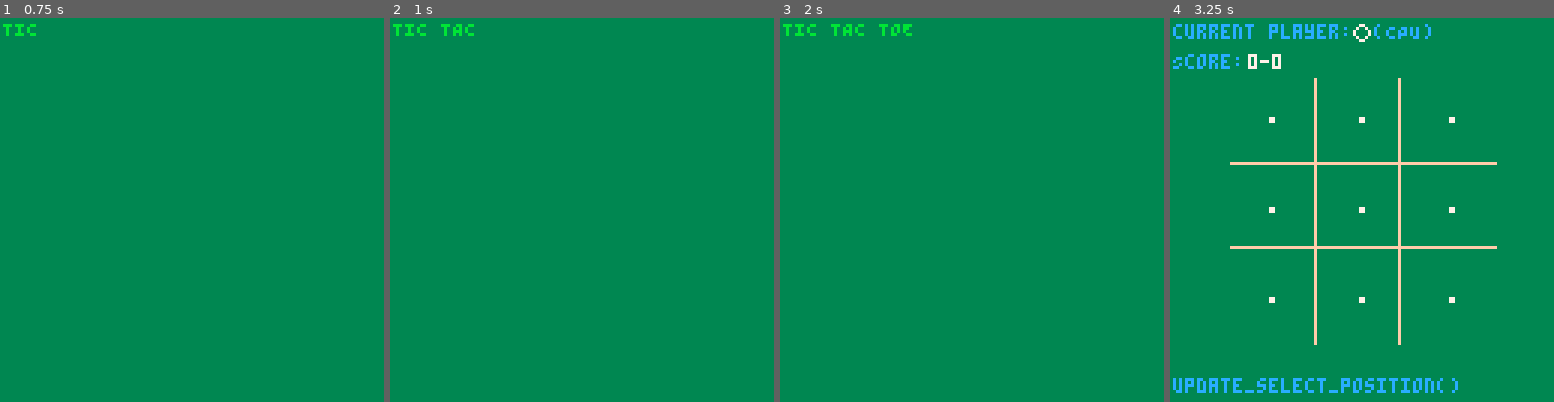
Above: before the commit, frames 1-4 (left to right).
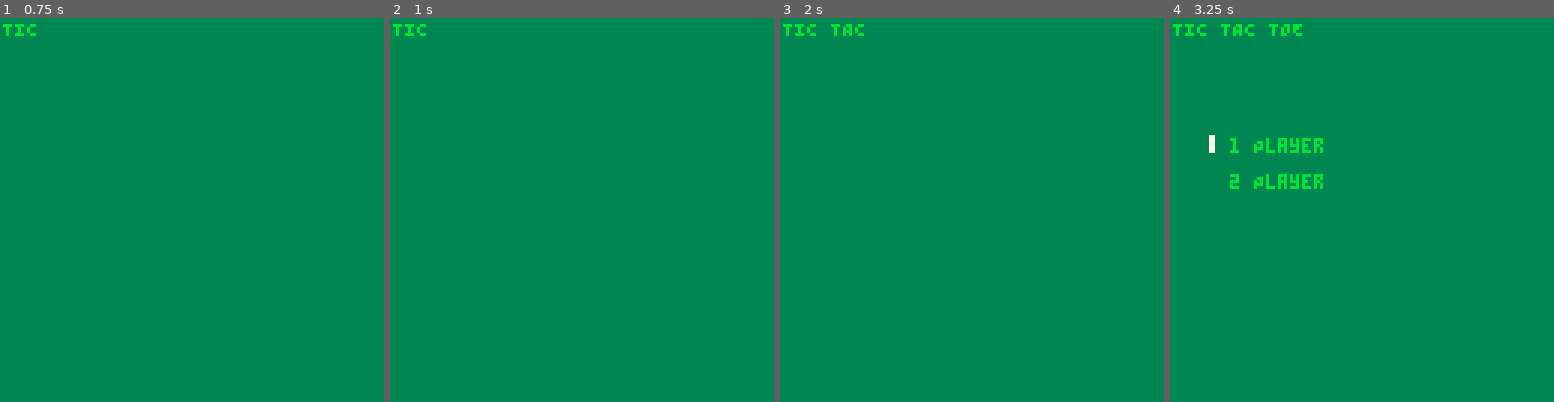
Above: after the commit, the same moments.

Repository: EmreMotan/TicTacToe
Game: PICO-8 cartridge tictactoe.p8
Same seed, same stepped clock (60 frames per second), same inputs: the game is played once before the commit and once after it.
Inputs:
- Up to frame 1 (0.75 s): tap X (X key) at 0.33 s; tap O (Z key) at 0.7 s
- Up to frame 2 (1 s): no input
- Up to frame 3 (2 s): tap X (X key) at 1.07, 1.85 s; hold Right from 1.6 s (still down); tap O (Z key) at 1.7 s
- Up to frame 4 (3.25 s): release Right at 2.1 s; tap O (Z key) at 2.1, 2.5, 2.9 s; hold Up 2.15-2.42 s; hold Right 2.47-3.03 s; tap X (X key) at 2.97 s; hold Left from 3.08 s (still down)

Frame 1 is identical in both runs. In frame 2, 0.1% of the frame differs, in the area x 13-22%, y 1-5%; in frame 3, 0.1%; in frame 4, 6.1%, in the area x 0-86%, y 1-98%.

Commit message:
Fixed CPU AI bug regarding tie games

Diff:
--- a/tictactoe.p8
+++ b/tictactoe.p8
@@ -1,6 +1,8 @@
 pico-8 cartridge // http://www.pico-8.com
 version 29
 __lua__
+-- tictactoe
+-- games by emre
 
 --[[
 
@@ -28,7 +30,7 @@
 win_pos = {}
 grid_selector_position = 0
 debugmsg = ''
-is_debugmode = true
+is_debugmode = false
 
 -- Scores for players 1 and 2
 score = {[1] = 0,
@@ -39,11 +41,13 @@
 -- music(0)
 
 timer_count = 0
+timer_start = 0
+timer_end = 0
 
 Entity = {}
 Entity.__index = Entity
 
-function Entity.create(x,y,spr,anim_seq)
+function Entity.create(x,y,spr,anim_seq,anim_framerate)
 	local new_entity = {}
 	setmetatable(new_entity, Entity)
 
@@ -51,14 +55,29 @@
 	new_entity.pos_y = y
   new_entity.spr = spr
   new_entity.anim_seq = anim_seq
-  new_entity.anim_seq_index = 0
+  new_entity.anim_seq_index = 1
+  new_entity.anim_framerate = anim_framerate
+  new_entity.anim_num_frames = count(anim_seq)
+  new_entity.frames = 0
 
 	return new_entity
 end
 
 function draw_ent(ent)
-  if anim_seq == nil then
+  ent.frames += 1
+
+  if ent.anim_seq == nil then
     drawspr(ent.spr,ent.pos_x,ent.pos_y)
+  else
+    if ent.frames >= 30/ent.anim_framerate then
+      ent.anim_seq_index += 1
+      if ent.anim_seq_index > ent.anim_num_frames then
+        ent.anim_seq_index = 1
+      end
+      ent.frames = 0
+    end
+
+    drawspr(ent.anim_seq[ent.anim_seq_index],ent.pos_x,ent.pos_y)
   end
 end
 
@@ -85,8 +104,9 @@
   --_draw = _draw_main_screen()
 
   -- TODO: Move this somewhere else
-  ent_selection_cursor = Entity.create(0, 0, 002, nil)
-  ent_title_cursor = Entity.create(0, 0, 0, {0,7,6,5,1,5,6,7})
+  ent_selection_cursor = Entity.create(0, 0, 2, {2, 8, 9, 10, 11, 12, 13}, 30)
+  --ent_title_cursor = Entity.create(0, 0, 1, {0,7,6,5,1,5,6,7}, 15)
+  ent_title_cursor = Entity.create(0, 0, 1, {1,5,6,5}, 10)
 
   global_state = state_init_game
 end
@@ -209,13 +229,11 @@
 
     if (cpu_player_wait_fulfilled == nil or cpu_player_wait_fulfilled == true) then
       cpu_player_wait_fulfilled = false
-      timer_count = 0
-      timer_end = 30
-    end
-
-    if (cpu_player_wait_fulfilled == false and timer_count >= timer_end) then
+      timer_set(30)
+    end
+
+    if (cpu_player_wait_fulfilled == false and timer_is_finished() == true) then
       cpu_player_wait_fulfilled = true
-      timer_count = 0
     end
 
     -- Very basic sequential AI
@@ -311,7 +329,15 @@
               grid[x] = currentplayer
               win_pos = {} -- Hacky way to ensure win doesn't actually happen
               win_result = 0
-              global_state = state_next_player
+              tie_result = check_tie_condition()
+
+              if win_result == 1 then
+                score[currentplayer] += 1
+                global_state = state_win_screen
+              elseif tie_result == 1 then
+                global_state = state_tie_screen
+              else global_state = state_next_player
+              end
             else
               grid[x] = 0
               global_state = state_next_player
@@ -367,26 +393,23 @@
       draw_tic = true
       draw_tac = false
       draw_toe  = false
-      timer_end = 30
-    end
-
-    if (draw_tac == false and timer_count >= timer_end) then
+      timer_set(30)
+    end
+
+    if (draw_tac == false and timer_is_finished() == true) then
       draw_tac = true
-      timer_count = 0
-      timer_end = 30
-    end
-
-    if (draw_toe == false and timer_count >= timer_end) then
+      timer_set(30)
+    end
+
+    if (draw_toe == false and timer_is_finished() == true) then
       draw_toe = true
-      timer_count = 0
-      timer_end = 30
+      timer_set(30)
       is_title_drawn = true
     end
   end
 
-  if (is_title_drawn == true and timer_count >= timer_end) then
+  if (is_title_drawn == true and timer_is_finished() == true) then
     title_options_drawn = true
-
     title_options_selection = 1
   end
 
@@ -507,31 +530,23 @@
   end
 
   if (title_options_drawn == true) then
-    if (title_options_color == nil) then
-      title_options_color = 1
-      timer_count = 0
-      timer_end = 2
-    end
-
-    if timer_count >= timer_end then
-      title_options_color += 1
-      -- if title_options_color > 16 then
-      --   title_options_color = 1
-      -- end
-      timer_count = 0
-    end
-
     print('1 Player', 20, 40, 11)
     print('2 Player', 20, 52, 11)
 
     -- draw cursor
-    print('⬆️', 10, 40 + (number_players - 1) * 12, title_options_color)
+    ent_title_cursor.pos_x = 10
+    ent_title_cursor.pos_y = 38 + (number_players - 1) * 12
+    draw_ent(ent_title_cursor)
   end
 end
 
 function draw_main_screen_headline_text()
   if global_state == state_win_screen then
-    print('player ' .. currentplayer ..' wins!', 1, 1, 15)
+    if (number_players == 2 or currentplayer == 1) then
+      print('player ' .. currentplayer ..' wins!', 1, 1, 15)
+    else
+      print('cpu wins!', 1, 1, 15)
+    end
     print('press any button for next round!', 1, 9, 15)
   elseif global_state == state_tie_screen then
     print('it\'s  a tie!', 1, 1, 15)
@@ -655,22 +670,164 @@
   return r
 end
 
-…(19 lines of a section not shown)…
+function timer_set(num_frames)
+  timer_start = timer_count
+  timer_end = timer_start + num_frames
+end
+
+function timer_is_finished()
+  if timer_count >= timer_end then
+    return true
+  else return false
+  end
+end
+…(150 lines of a section not shown)…
Not shown, changed: 138 lines of the sprite sheet (__gfx__) section of tictactoe.p8
Not shown, changed: the thumbnail (__label__) section of tictactoe.p8
